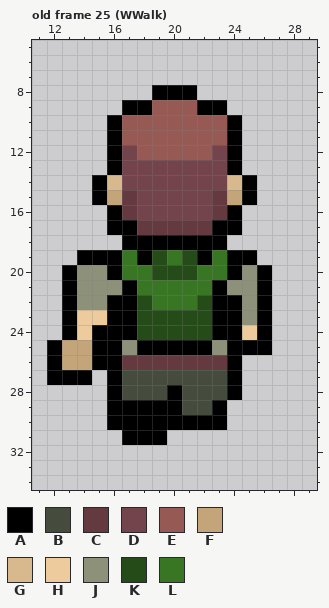
Pixel-art file: Assets/Potentially Used/HikerArt/hiker.aseprite. That is the earlier state.
48x48 pixels, 64 frames. Shown: old frame 25 (WWalk): x 11..29, y 5..34. The commit also changed other frames, which this record leaves out.
Palette (. is transparent): A #000000  B #454b3d  C #64393f  D #73444b  E #965953  F #c4a57a  G #d8b88d  H #edcb9d  J #8e9179  K #254b18  L #397623
Pixels before, old frame 25 (WWalk), first column x 12:
 8 .......AAA.....
 9 .....AAEEEAA...
10 ....AEEEEEEEA..
11 ....AEEEEEEEA..
12 ....ADEEEEEDA..
13 ....ADDDDDDDA..
14 ...AGDDDDDDDGA.
15 ...AFCDDDDDCFA.
16 ....ACDDDDDCA..
17 ....AACCCCCAA..
18 .....AAAAAAA...
19 ..AAALAKLKALAA.
20 .AJJALLKKKLLAJA
21 .AJJJALLLLLAJJA
22 .AJJAAKLLLKAAJA
23 .AHHAAKKKKKAAJA
24 .AHAAAKKKKKAAHA
25 AFFAAJAAAAAJAAA
26 AFFAACCCCCCCA..
27 AAA.ABBBBBBBA..
28 ....ABBBABBBA..
29 ....AAAAABBA...
30 ....AAAAAAAA...
31 .....AAA.......
Now the later version:
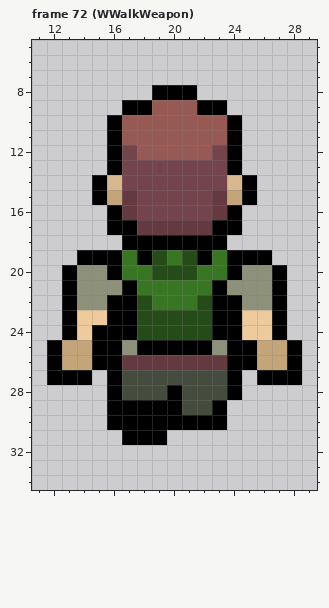
A new or re-ordered frame is compared with the old frame closest to it.
From old to new:
frames 64 -> 77
Frame 72 (WWalkWeapon) is new; against old frame 25 (WWalk):
The edit adds colour A in row 19 at x 26; in rows 20 to 24 at x 27; in row 25 at x 28; in row 26 at x 25 and 28; in row 27 at x 26 to 28.
The edit adds colour F in row 25 at x 27; in row 26 at x 26 to 27.
Colour A gives way to colour F in row 25 at x 26.
Colour A gives way to colour H in rows 23 to 24 at x 26.
Colour J gives way to colour H in row 23 at x 25.
Colour A gives way to colour J in rows 20 to 22 at x 26.
Where, in picture pixels (left, top, right, bottom), the same in both pictures:
changed: (242, 250, 302, 385)
